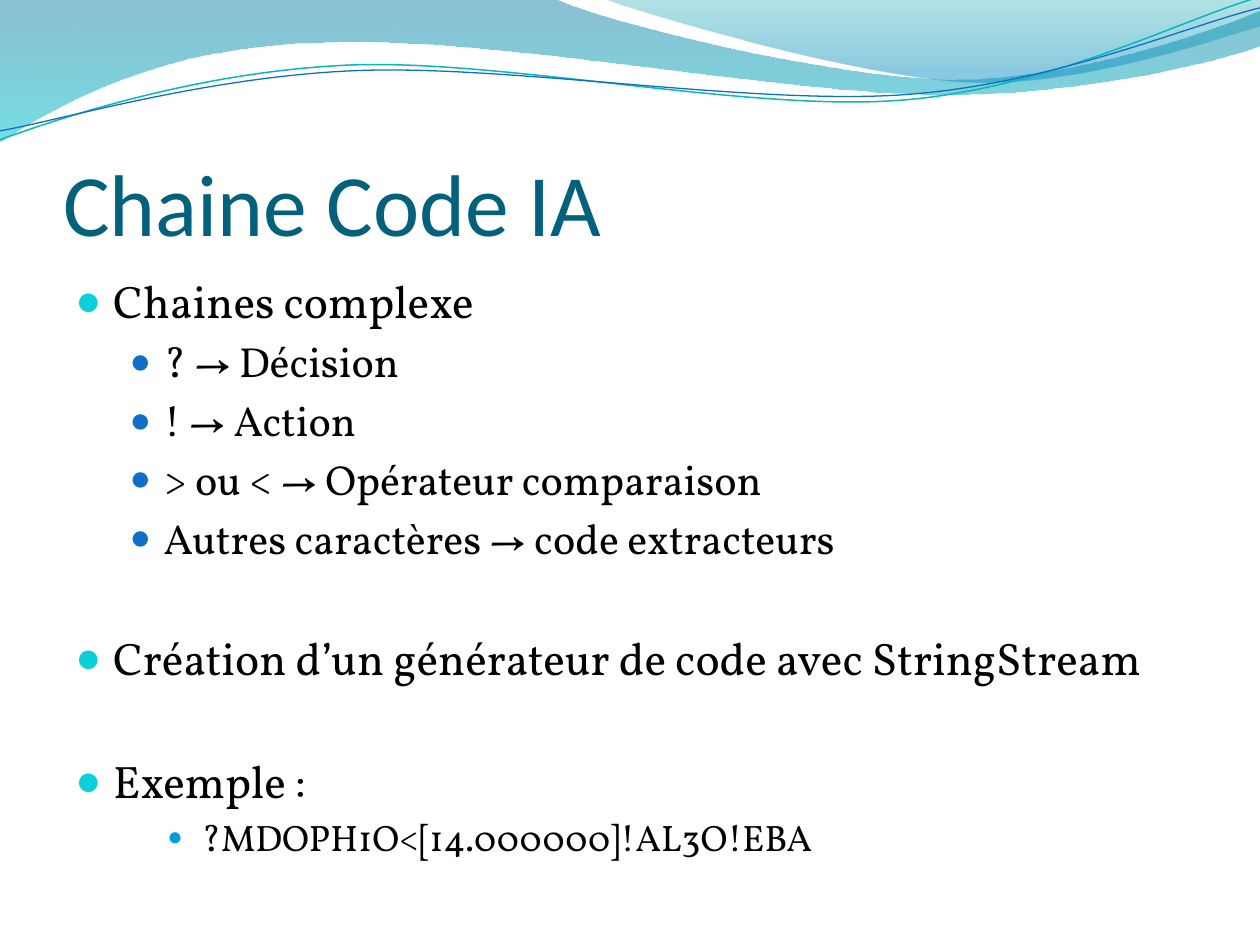
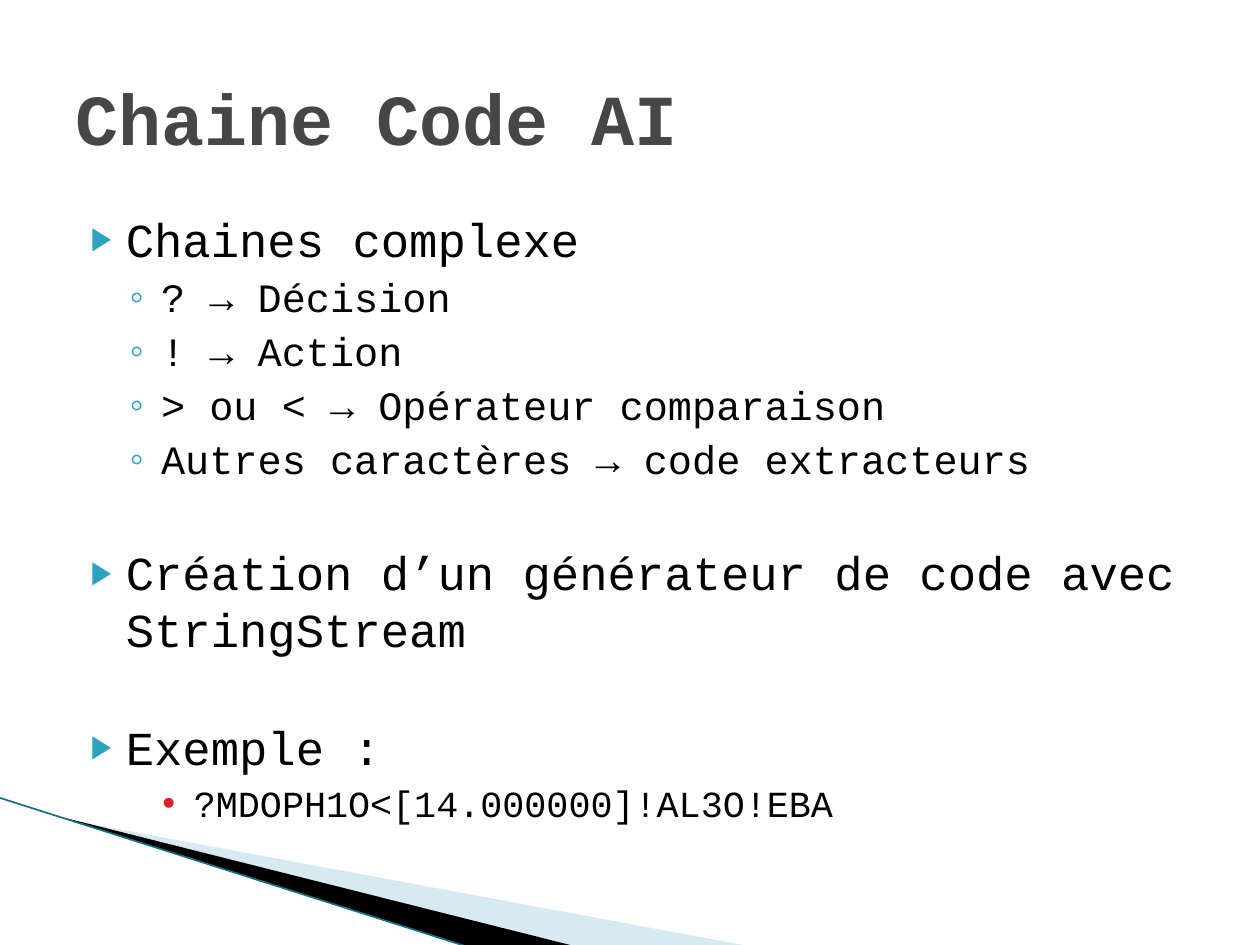
Before and after one commit to 3a-arthurkevin/BattleProject, a slide deck: slide 3 of PPT-C++.pptx. Drawn at 1260x945 pixels with LibreOffice and Linux fonts; fonts in the diff are those of the drawing; background and template pictures are left out. Boxes give left, top, right and bottom in pixels: in the first picture for what was removed or moved away, otherwise in the second. Text is boxed around its words. In the diff, an @@ line names an element or a change of style, - is before the commit and + after.

```diff
--- a/PPT-C++.pptx
+++ b/PPT-C++.pptx
@@ freeform shape removed at [0,0,1260,142] @@
@@ freeform shape removed at [0,0,1260,147] @@
@@ freeform shape removed at [0,8,1260,141] @@
@@ freeform shape removed at [604,0,1260,87] @@
@@ title "Chaine Code AI" at [75,94,678,146]: vertical alignment bottom to middle @@
@@ title at [75,94,678,146]: text changed; size 50 to 41 pt; font Calibri to Courier New; text colour #04617B to #464646; bold on @@
-Chaine Code IA
+Chaine Code AI
@@ text "Chaines complexe": place and size @@
-text "Chaines complexe" at [113,285,1141,861]
+text "Chaines complexe" at [126,223,1174,825]
@@ text "Chaines complexe" at [126,223,1174,825]: size 26 to 27 pt in "Chaines complexe", "Création d’un générateur de code avec StringStream", "Exemple :"; font Vollkorn to Courier New; size 24 to 23 pt in "? → Décision", "! → Action", "> ou < → Opérateur comparaison", "Autres caractères → code extracteurs"; bullet ● to ▶; less space between paragraphs; bullet colour #0BD0D9 to #2DA2BF; bullet ● to ◦; bullet colour #0F6FC6 to #2DA2BF; bullet ● to •; bullet colour #009DD9 to #DA1F28 @@
@@ line added from (0, 798) to (467, 945), #97C5D8 0.95 pt @@
@@ freeform shape added at [67,818,576,945], fill #000000 @@
@@ freeform shape added at [69,819,750,945], fill #A0CBDC at 40% opacity @@
```
Also in this commit, not shown: 8 other slides changed, 1 slide added, 6 other files.
